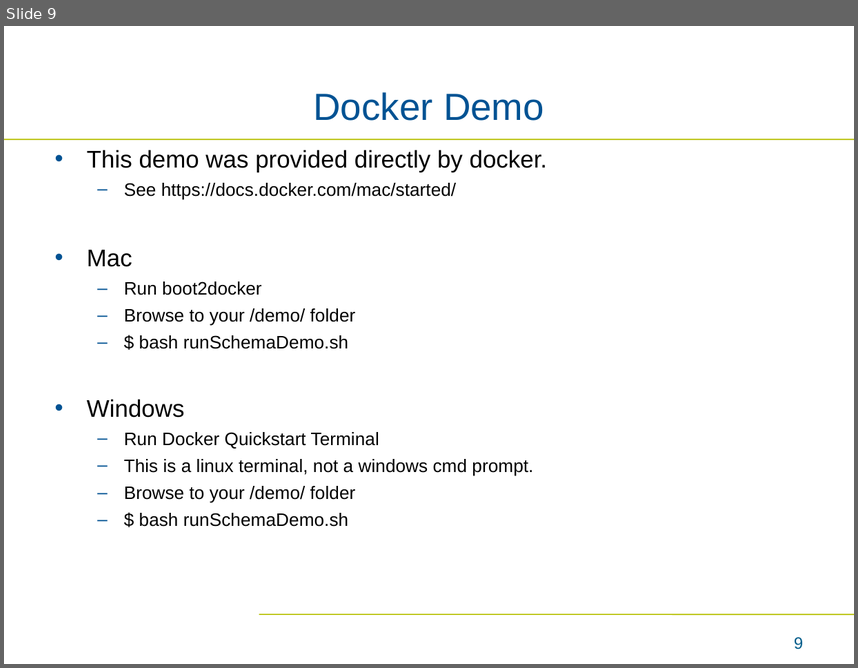
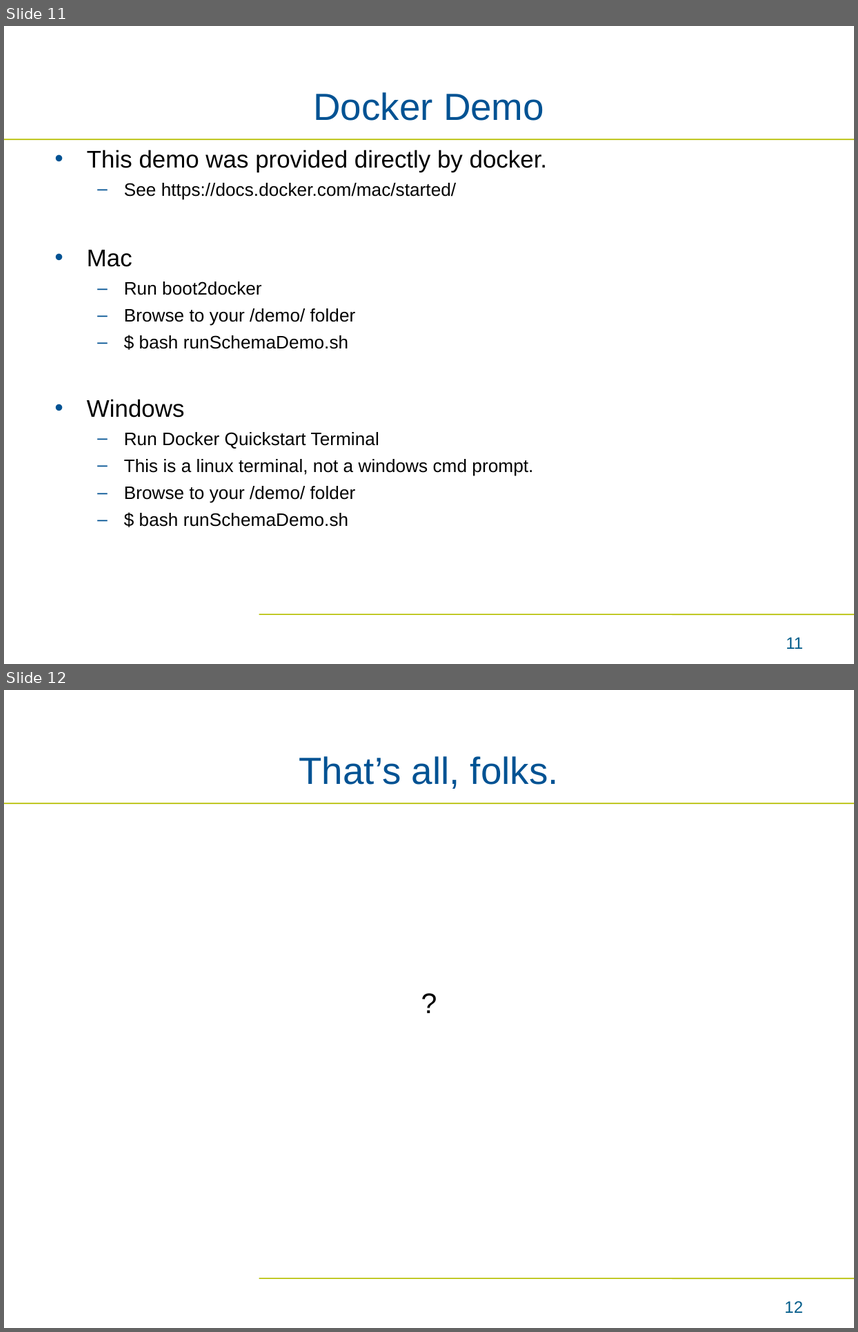
Before and after one commit to bmatern-nmdp/ValidationDemo, a slide deck: Interactive Demo.ppt. Shown one above the other, each under a label of ours: slide 9 before the commit, slides 11 and 12 after it. The pictures are 858x668 and 858x1332 pixels, drawn with LibreOffice and Linux fonts; fonts in the diff are those of the drawing; background and template pictures are left out. Boxes give left, top, right and bottom in pixels: in the first picture for what was removed or moved away, otherwise in the second. Text is boxed around its words. In the diff, an @@ line names an element or a change of style, - is before the commit and + after.

```diff
--- a/Interactive Demo.ppt
+++ b/Interactive Demo.ppt
@@ slide 12 added at box(4, 690, 854, 1328), background #FFFFFF; not listed: 2 template elements that a slide beside it also shows @@
@@ title added at box(299, 756, 559, 789), 32 pt, text #005293 @@
+That’s all, folks.
@@ text added at box(47, 980, 811, 1229), 24 pt, text #000000 @@
+?
@@ page number added at box(784, 1301, 803, 1312), 14 pt, text #005C8A @@
+12
@@ what was slide 9 is now slide 11 @@
@@ page number at box(786, 637, 803, 648): text changed @@
-9
+11
```
Also in this commit, not shown: 3 slides changed, 4 other slides added, 3 slides removed, 6 other files.
